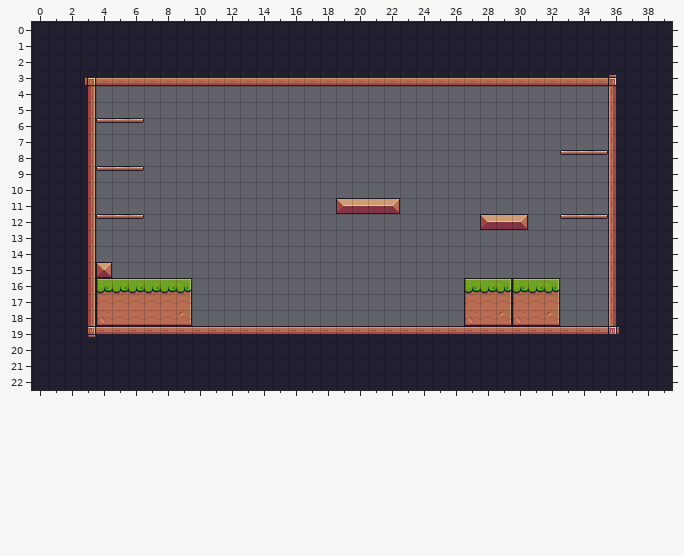
Two states of a Tiled map, assets/tiles/Level-01.tmx. The picture above is the old version.
Cells are 16x16 px. Shown: x 0..39, y 0..22.
And afterwards:
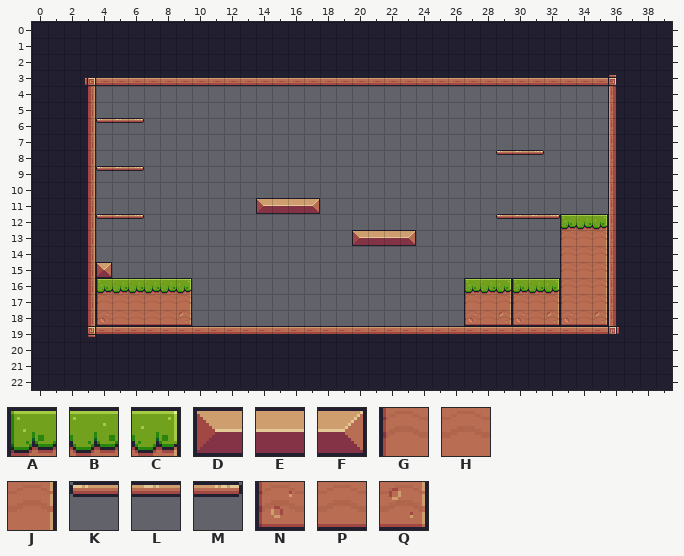
Key: from "Pixel Adventure": A 6, B 7, C 8, D 12, E 13, F 14, G 28, H 29, J 30, K 39, L 40, M 41, N 50, P 51, Q 52.
_ is an empty cell.
Edits made:
Layer "Background":
Tile A replaces tile K in row 12 at x 33.
Tile B replaces tile L in row 12 at x 34.
Tile C replaces tile M in row 12 at x 35.
Tile D is added in row 11 at x 14; in row 13 at x 20.
Tile E is added in row 11 at x 15 to 16; in row 13 at x 21 to 22.
Tile F is added in row 11 at x 17; in row 13 at x 23.
Tile G is added in rows 13 to 17 at x 33.
Tile H is added in rows 13 to 17 at x 34.
Tile J is added in rows 13 to 17 at x 35.
Tile K replaces tile E in row 12 at x 29.
Tile K is added in row 8 at x 29.
Tile L replaces tile F in row 12 at x 30.
Tile L is added in row 8 at x 30; in row 12 at x 31.
Tile M is added in row 8 at x 31; in row 12 at x 32.
Tile N is added in row 18 at x 33.
Tile P is added in row 18 at x 34.
Tile Q is added in row 18 at x 35.
Tile D is gone in row 11 at x 19; in row 12 at x 28.
Tile E is gone in row 11 at x 20 to 21.
Tile F is gone in row 11 at x 22.
Tile K is gone in row 8 at x 33.
Tile L is gone in row 8 at x 34.
Tile M is gone in row 8 at x 35.
Where, in picture pixels (left, top, right, bottom), the same in both pictures:
added: (496, 150, 544, 155)
removed: (560, 150, 608, 155)
added: (256, 198, 320, 214)
removed: (336, 198, 400, 214)
changed: (480, 214, 608, 326)
added: (352, 230, 416, 246)
